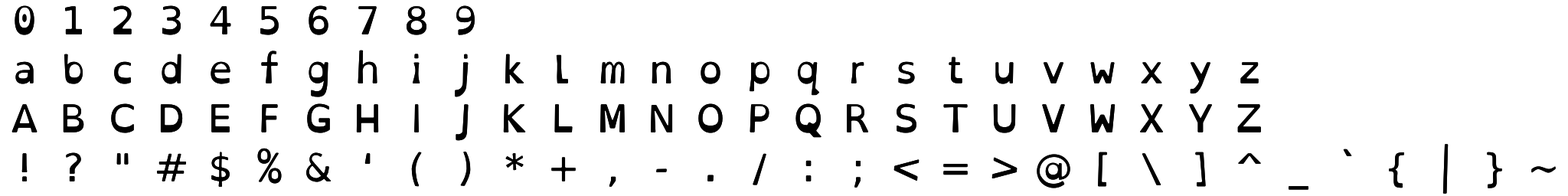
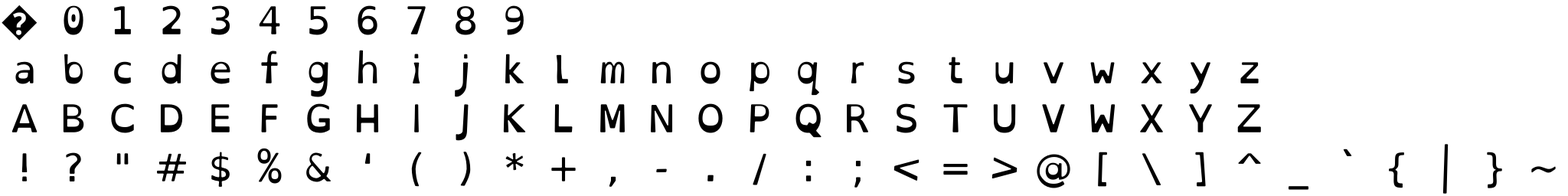
Layers edited between the first and the second 1568 × 196 image:
pixels changed over [1, 4, 1556, 194] (layer not identified)
